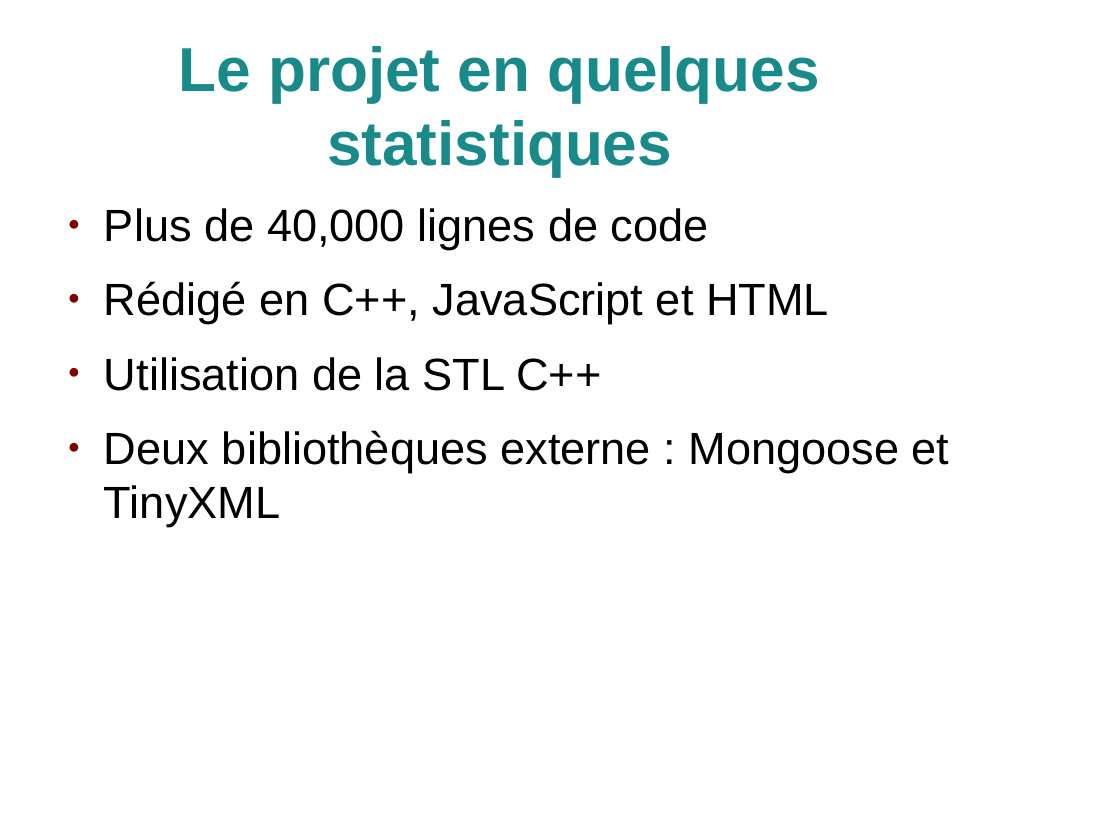
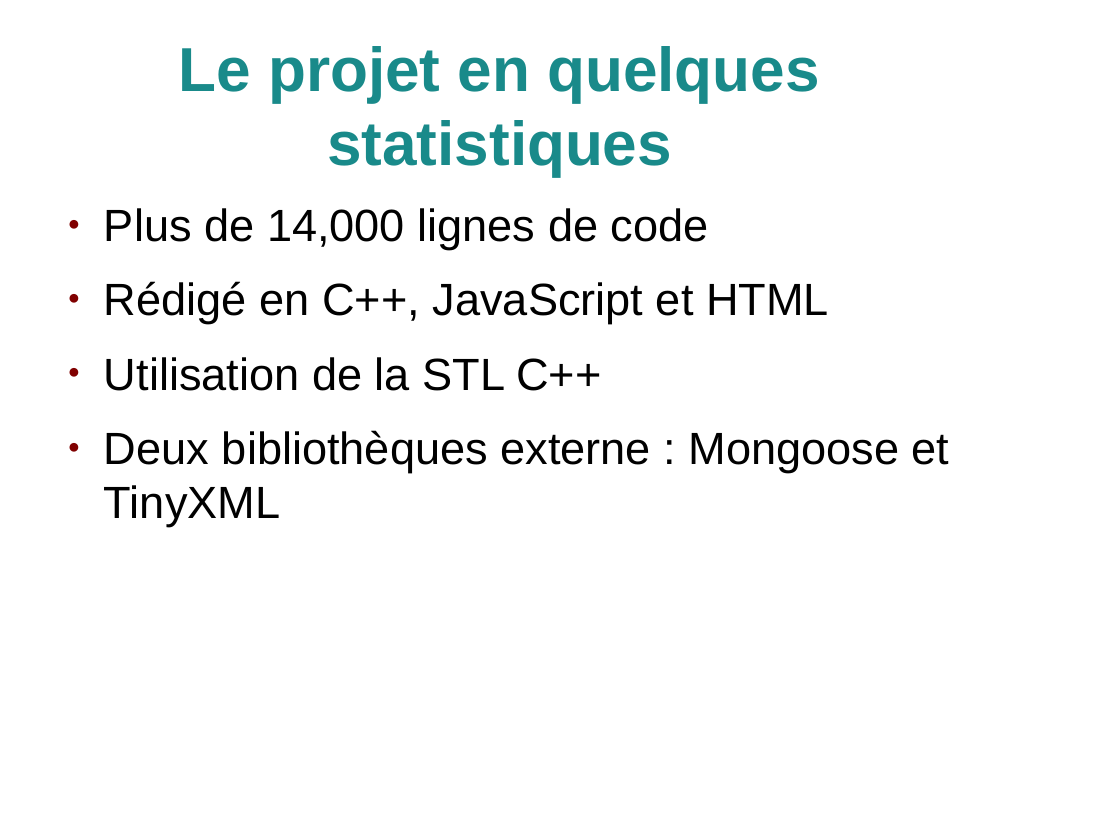
Before and after one commit to 64q/PolyPeer, a slide deck: slide 2 of doc/presentation/polypeer.odp. Drawn at 1120x840 pixels with LibreOffice and Linux fonts; fonts in the diff are those of the drawing; background and template pictures are left out. Boxes give left, top, right and bottom in pixels: in the first picture for what was removed or moved away, otherwise in the second. Text is boxed around its words. In the diff, an @@ line names an element or a change of style, - is before the commit and + after.

```diff
--- a/doc/presentation/polypeer.odp
+++ b/doc/presentation/polypeer.odp
@@ text at box(104, 208, 709, 250): text changed @@
-● Plus de 40,000 lignes de code
+● Plus de 14,000 lignes de code
```
Also in this commit, not shown: 5 other slides changed.
